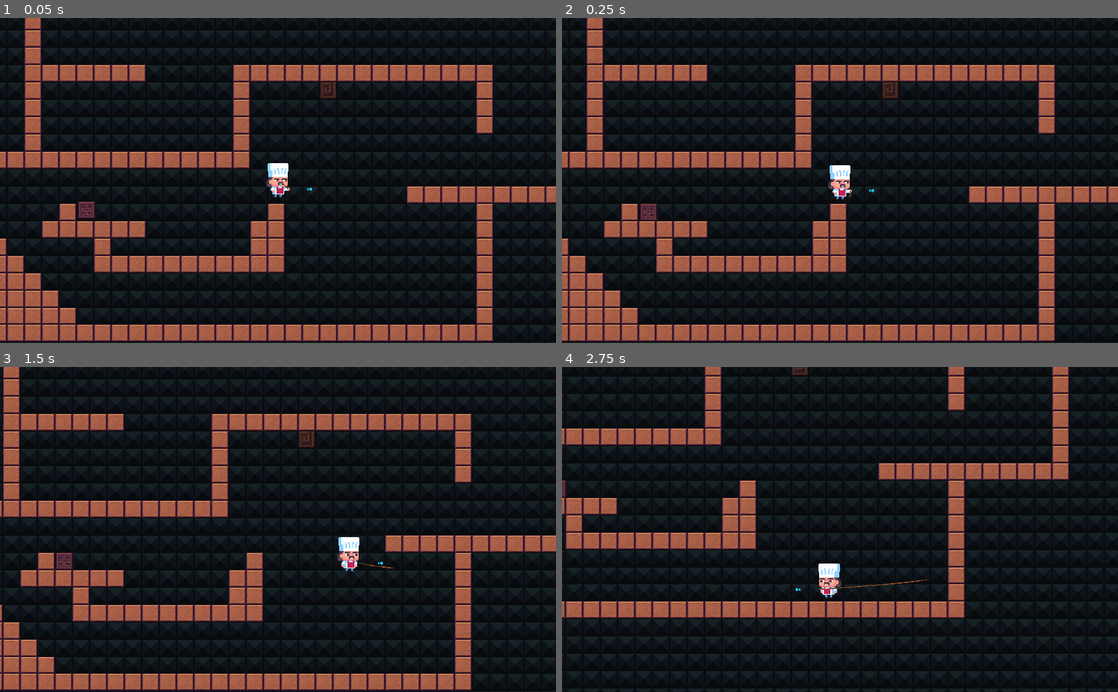
Above: before the commit, frames 1-4 (two rows, left to right).
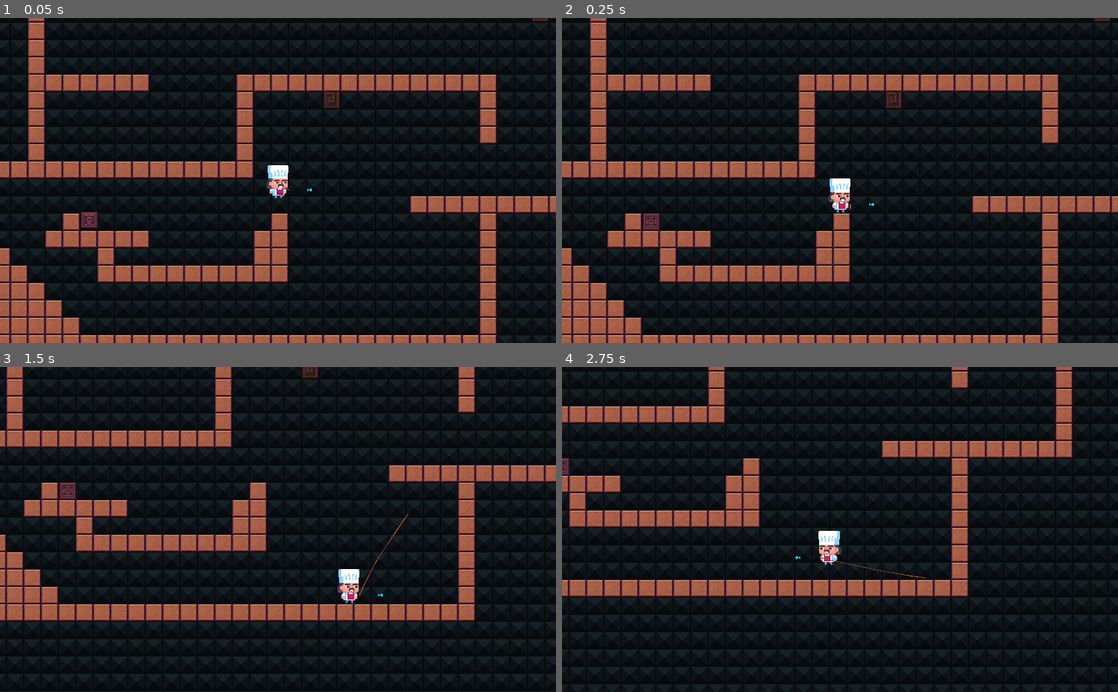
Above: after the commit, the same moments.

Repository: reeFridge/wgj156-noodle
Game: Godot game, scene res://main.tscn
The game is run twice, just before and just after one commit, with the same random seed, the same clock (stepped at 60 frames per second) and the same inputs.
Inputs:
- Up to frame 1 (0.05 s): no input
- Up to frame 2 (0.25 s): no input
- Up to frame 3 (1.5 s): hold T (pull_rope) 0.53-1.28 s; hold Right (ui_right) from 0.53 s (still down); tap Space (jump) at 0.77, 1.07 s; tap R (throw_rope) at 0.8, 1.35 s
- Up to frame 4 (2.75 s): tap Space (jump) at 1.52, 1.82, 2.3 s; tap Q (hook_rope, bound only after the commit) at 1.55, 2.1 s; release Right (ui_right) at 2.03 s; hold Left (ui_left) from 2.03 s (still down)

The runs differ from the first frame. In frame 1, 23% of the frame differs, in the area x 0-100%, y 0-100%; in frame 2, 23%; in frame 3, 30%; in frame 4, 22%.

Commit message:
pendulum motion simulation, proof

Diff:
--- a/main.tscn
+++ b/main.tscn
@@ -32,7 +32,10 @@
 collision_mask = 2
 
 [node name="player" parent="." instance=ExtResource( 3 )]
-position = Vector2( 275, -10 )
+position = Vector2( 269, -28 )
+l = 0.1
+factor = 50
+throw_rope_force = 350
 
 [node name="cube" parent="." instance=ExtResource( 2 )]
 position = Vector2( -78, 45 )
@@ -42,5 +45,9 @@
 [node name="rope_handle" parent="." instance=ExtResource( 5 )]
 collision_layer = 32
 
+[node name="rope_handle3" parent="." instance=ExtResource( 5 )]
+position = Vector2( 367, -593 )
+collision_layer = 32
+
 [node name="rope_handle2" parent="." instance=ExtResource( 5 )]
 position = Vector2( 751, -336 )
--- /dev/null
+++ b/pendulum.gd
@@ -0,0 +1,41 @@
+extends KinematicBody2D
+
+# STATIC VARIABLES
+export var l = 2 #length of the pendulum; 1/100 of the pendulum graphic
+export var g = 9.81 #m/s^2, gravitational acceleration
+export var gamma = 0.1 #damping ratio to take friction into account
+export var factor = 200
+export var initial_phi = PI / 2
+
+# PENDULUM CHANGING VARIABLES
+onready var phi = initial_phi #starting angle of the pendulum
+var phi_first = 0 #starting angular velocity of the pendulum
+
+var velocity = Vector2()
+var pos = Vector2()
+
+func _ready():
+	pos = updatePhi() * factor
+	position = pos
+
+func updatePhi(a=phi):
+	var offset = 5*PI/2 #offset factor to correct angles
+	return Vector2(l * cos(a + offset), l * sin(a + offset))
+
+func phiSecond(a, ao):
+	return ( - g / l * sin(a) - gamma * ao )
+
+# UPDATE PHI EACH FRAME
+func _physics_process(delta):
+	phi += phi_first * delta
+	phi_first += phiSecond(phi, phi_first) * delta #phi_second * delta
+
+	var new_position = updatePhi() * factor
+	velocity = (new_position - pos) / delta
+	pos = new_position
+
+	move_and_slide(velocity)
+	update()
+
+func _draw():
+	draw_line(Vector2(0, 0), velocity.normalized() * 100, Color.red)
--- /dev/null
+++ b/pendulum.tscn
@@ -0,0 +1,30 @@
+[gd_scene load_steps=5 format=2]
+
+[ext_resource path="res://icon.png" type="Texture" id=1]
+[ext_resource path="res://pendulum.gd" type="Script" id=2]
+[ext_resource path="res://prefabs/rope/verlet_rope.tscn" type="PackedScene" id=3]
+
+[sub_resource type="CircleShape2D" id=1]
+radius = 20.0
+
+[node name="Node2D" type="Node2D"]
+
+[node name="Camera2D" type="Camera2D" parent="."]
+current = true
+
+[node name="KinematicBody2D" type="KinematicBody2D" parent="."]
+script = ExtResource( 2 )
+factor = 100
+initial_phi = 31.571
+
+[node name="Sprite" type="Sprite" parent="KinematicBody2D"]
+scale = Vector2( 0.632812, 0.632812 )
+texture = ExtResource( 1 )
+
+[node name="CollisionShape2D" type="CollisionShape2D" parent="KinematicBody2D"]
+shape = SubResource( 1 )
+
+[node name="rope" parent="." instance=ExtResource( 3 )]
+length = 10.0
+start_node = NodePath("..")
+end_node = NodePath("../KinematicBody2D")
--- a/prefabs/player/player.gd
+++ b/prefabs/player/player.gd
@@ -1,4 +1,16 @@
 extends KinematicBody2D
+
+## PENDULUM-PHYSIC vars
+# STATIC VARIABLES
+export var l = 2.0 #length of the pendulum; 1/100 of the pendulum graphic
+export var g = 9.81 #m/s^2, gravitational acceleration
+export var gamma = 0.1 #damping ratio to take friction into account
+export var factor = 200
+# PENDULUM CHANGING VARIABLES
+var phi = 0 #starting angle of the pendulum
+var phi_first = 0 #starting angular velocity of the pendulum
+var pendulum_pos = Vector2()
+var pendulum_velocity = Vector2()
 
 const WALK_SPEED = 180
 const JUMP_SPEED = 230
@@ -21,12 +33,38 @@
 var walk_force = 0
 var jump_force = 0
 var hooked = false
-var chain_velocity = Vector2(0, 0)
-var tension_velocity = Vector2(0, 0)
 onready var rope_start_pos = $rope_start.position
+
+func init_pendulum(length, _phi):
+	l = length
+	phi = _phi
+	pendulum_pos = updatePhi() * factor
+	global_position = get_node($rope.end_node).global_position + pendulum_pos
+
+func reset_pendulum():
+	phi = 0
+	phi_first = 0
+	pendulum_pos = Vector2()
+	pendulum_velocity = Vector2()
+
+func updatePhi(a=phi):
+	var offset = 5*PI/2 #offset factor to correct angles
+	return Vector2(l * cos(a + offset), l * sin(a + offset))
+
+func phiSecond(a, ao):
+	return ( - g / l * sin(a) - gamma * ao )
+
+func update_pendulum_position(delta):
+	phi += phi_first * delta
+	phi_first += phiSecond(phi, phi_first) * delta
+
+	var new_position = updatePhi() * factor
+	pendulum_velocity = (new_position - pendulum_pos) / delta
+	pendulum_pos = new_position
 
 func reset_rope():
 	$rope.end_pin = false
+	reset_pendulum()
 	hooked = false
 	var end_node = get_node($rope.end_node)
 	$rope.end_node = ""
@@ -62,7 +100,14 @@
 		end_node.apply_central_impulse(pull_vector * pull_rope_force * dist)
 	elif end_node is RigidBody2D:
 		end_node.apply_central_impulse(pull_vector * pull_rope_force)
-	elif end_node is StaticBody2D:
+
+func hook_rope():
+	var end_node = get_node($rope.end_node)
+	var pull_vector = get_pull_vector()
+	if end_node is StaticBody2D:
+		var angle = pull_vector.angle() - PI/2
+		print(rad2deg(angle))
+		init_pendulum(global_position.distance_to(end_node.global_position) / factor, angle)
 		hooked = true
 
 func mirror_node_position(s, node, start_pos):
@@ -86,8 +131,6 @@
 			$rot.rotation_degrees = clamp($rot.rotation_degrees + 60 * delta, 90, 270)
 		elif Input.is_action_pressed("ui_down"):
 			$rot.rotation_degrees = clamp($rot.rotation_degrees - 60 * delta, 90, 270)
-
-	update()
 
 func _physics_process(delta):
 	if Input.is_action_just_pressed("throw_rope") && !$rope.end_pin:
@@ -101,16 +144,16 @@
 			end_node.apply_central_impulse(pull_vector * pull_rope_force * super_pull_factor)
 	elif Input.is_action_pressed("pull_rope") && $rope.end_pin:
 		pull_rope()
+	elif !hooked && !is_on_floor() && Input.is_action_just_pressed("hook_rope") && $rope.end_pin:
+		hook_rope()
+
+	var walk = (Input.get_action_strength("ui_right") - Input.get_action_strength("ui_left")) * WALK_SPEED
 
 	if is_on_floor():
-		if Input.is_action_pressed("ui_left"):
-			$AnimationPlayer.play("walk")
-		elif Input.is_action_pressed("ui_right"):
+		if sign(walk) != 0:
 			$AnimationPlayer.play("walk")
 		else:
 			$AnimationPlayer.play("idle")
-
-	var walk = (Input.get_action_strength("ui_right") - Input.get_action_strength("ui_left")) * WALK_SPEED
 
 	if sign(walk) < 0:
 		$Sprite.flip_h = true
@@ -125,33 +168,21 @@
 
 	velocity.y += delta * gravity
 
+	if hooked and Input.is_action_just_pressed("jump"):
+		reset_rope()
+		$AnimationPlayer.play("jump")
+		velocity.y = -JUMP_SPEED
+
 	# Hook physics
 	if hooked:
-		# `to_local($Chain.tip).normalized()` is the direction that the chain is pulling
-		var pull_vector = -get_pull_vector()
-		chain_velocity = pull_vector.rotated(deg2rad(sign(pull_vector.x) * 90)) * pull_rope_force * 2
-		chain_velocity.y *= 0.1
-		tension_velocity = -Vector2(0, velocity.y)
-#		chain_velocity.y *= 0.01
-#		if chain_velocity.y > 0:
-#			# Pulling down isn't as strong
-#			chain_velocity.y *= 0.55
-#		else:
-#			# Pulling up is stronger
-#			chain_velocity.y *= 1.65
-#		if sign(chain_velocity.x) != sign(walk):
-#			# if we are trying to walk in a different
-#			# direction than the chain is pulling
-#			# reduce its pull
-#			chain_velocity.x *= 0.7
-	else:
-		# Not hooked -> no chain velocity
-		tension_velocity = Vector2(0, 0)
-		chain_velocity = Vector2(0,0)
-	velocity += chain_velocity + tension_velocity
-
-#	if !is_on_floor() and velocity.y > -220:
-#		velocity += Vector2.UP * -9.81 * fall_multiplier
+		$AnimationPlayer.play("catch")
+		update_pendulum_position(delta)
+		velocity = pendulum_velocity
+		move_and_slide(velocity, Vector2.UP, false, 4, PI/4, false)
+		return
+
+	if !is_on_floor() and velocity.y > -220:
+		velocity += Vector2.UP * -9.81 * fall_multiplier
 
 	velocity.x += walk
 
@@ -181,7 +212,3 @@
 		var collision = get_slide_collision(index)
 		if collision.collider.is_in_group("bodies"):
 			collision.collider.apply_central_impulse(-collision.normal * push)
-
-func _draw():
-	draw_line(Vector2(0, 0), chain_velocity.normalized() * 100, Color.red)
-	draw_line(Vector2(0, 0), tension_velocity.normalized() * 100, Color.yellow)
--- a/prefabs/player/player.tscn
+++ b/prefabs/player/player.tscn
@@ -47,7 +47,6 @@
 [sub_resource type="Animation" id=5]
 resource_name = "jump"
 length = 0.8
-loop = true
 tracks/0/type = "value"
 tracks/0/path = NodePath("Sprite:frame")
 tracks/0/interp = 1
@@ -90,7 +89,7 @@
 texture = SubResource( 1 )
 vframes = 5
 hframes = 4
-frame = 12
+frame = 16
 region_rect = Rect2( 0, 0, 176, 256 )
 
 [node name="CollisionShape2D" type="CollisionShape2D" parent="."]
@@ -113,7 +112,7 @@
 
 [node name="rope_joint" type="DampedSpringJoint2D" parent="."]
 node_a = NodePath("..")
-length = 100.0
+length = 200.0
 stiffness = 64.0
 damping = 16.0
 
--- a/project.godot
+++ b/project.godot
@@ -100,6 +100,11 @@
 "events": [ Object(InputEventKey,"resource_local_to_scene":false,"resource_name":"","device":0,"alt":false,"shift":true,"control":false,"meta":false,"command":false,"pressed":false,"scancode":84,"unicode":0,"echo":false,"script":null)
  ]
 }
+hook_rope={
+"deadzone": 0.5,
+"events": [ Object(InputEventKey,"resource_local_to_scene":false,"resource_name":"","device":0,"alt":false,"shift":false,"control":false,"meta":false,"command":false,"pressed":false,"scancode":81,"unicode":0,"echo":false,"script":null)
+ ]
+}
 
 [layer_names]
 
